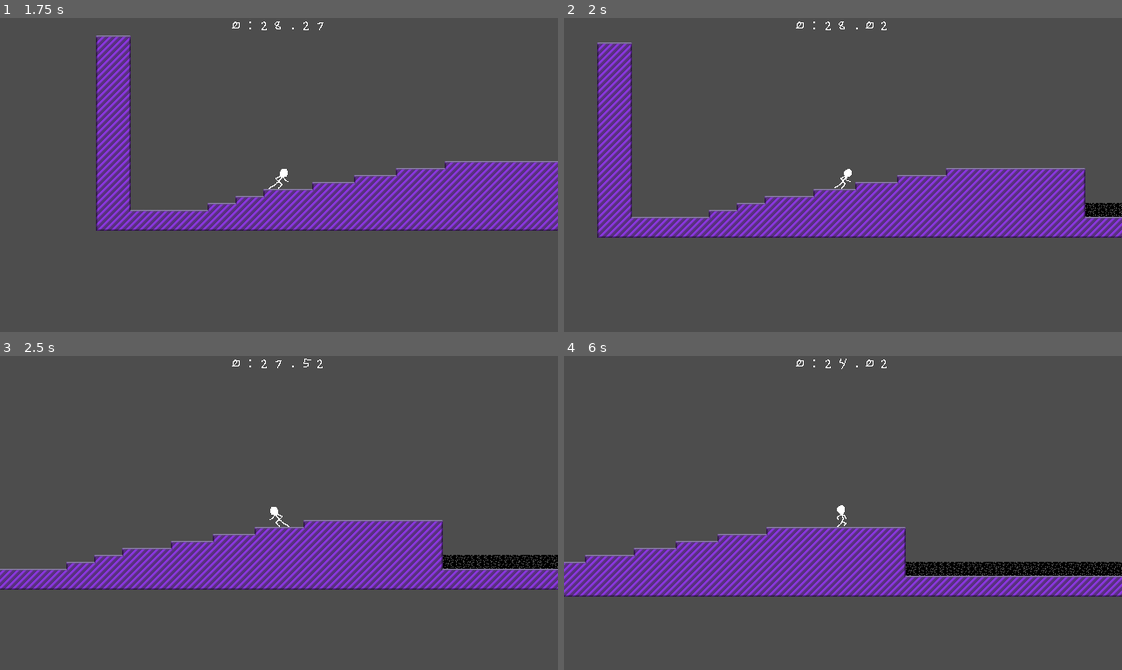
Above: before the commit, frames 1-4 (two rows, left to right).
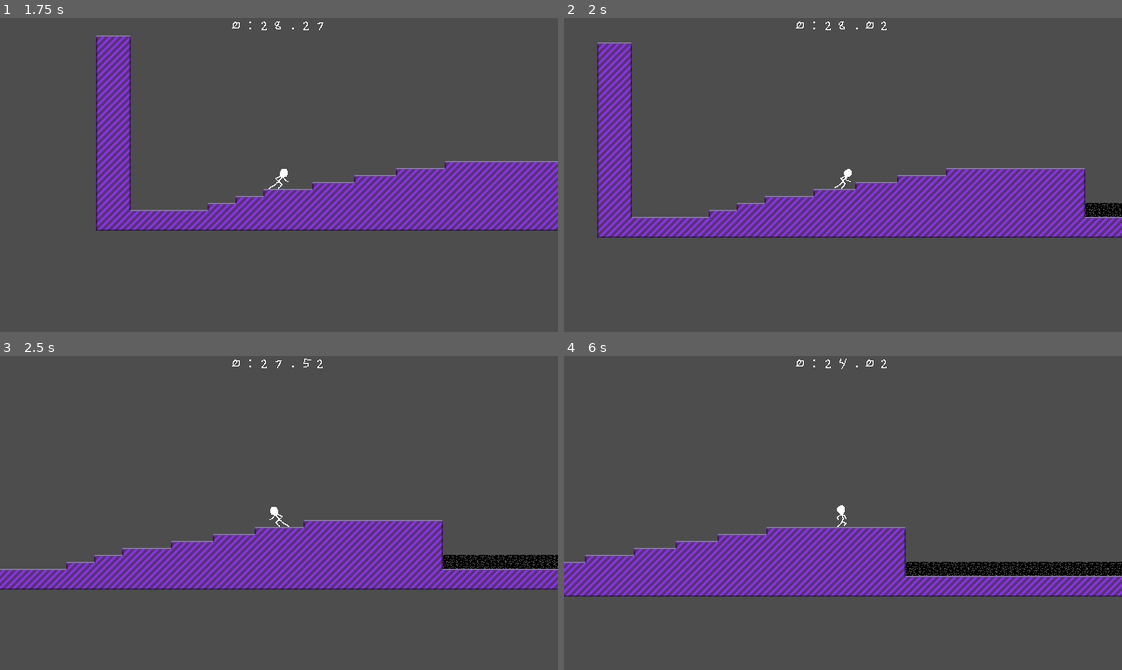
Above: after the commit, the same moments.

Repository: ncssm-mor-NyE9DoBlxs3M/platformer
Game: Godot game, scene res://Main.tscn
The game is run twice, just before and just after one commit, with the same random seed, the same clock (stepped at 60 frames per second) and the same inputs.
Inputs:
- Up to frame 1 (1.75 s): hold Right (right) from 0.53 s (still down); tap Z (jump) at 0.77, 1.52 s
- Up to frame 2 (2 s): keep holding Right (right)
- Up to frame 3 (2.5 s): release Right (right) at 2.03 s; hold Left (left) from 2.03 s (still down)
- Up to frame 4 (6 s): release Left (left) at 2.78 s; hold Right (right) 2.78-4.28 s; tap Z (jump) at 3.02, 3.77, 4.52 s; hold Left (left) 4.28-5.03 s; hold Right (right) 5.03-5.78 s; hold Left (left) from 5.78 s (still down)

Frame 1 is identical in both runs. In frame 2, less than 0.1% of the frame differs, in the area x 93-100%, y 58-64%; in frame 3, 0.3%; in frame 4, 0.5%, in the area x 61-100%, y 65-70%.

Commit message:
entire checkpoint fades out

Diff:
--- a/checkpoint.gd
+++ b/checkpoint.gd
@@ -4,7 +4,6 @@
 	set_deferred("monitorable", false)
 	$Sound.play()
 	var tween := get_tree().create_tween()
-	tween.tween_property($Sprite2D, "modulate", Color.TRANSPARENT, 1.)
-	tween.parallel().tween_property($Glow, "modulate", Color.TRANSPARENT, 1.)
+	tween.tween_property(self, "modulate", Color.TRANSPARENT, 1.)
 	await tween.finished
 	queue_free()
